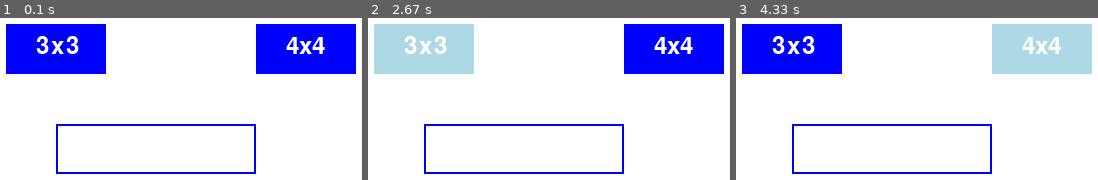
Above: before the commit, frames 1-3 (left to right).
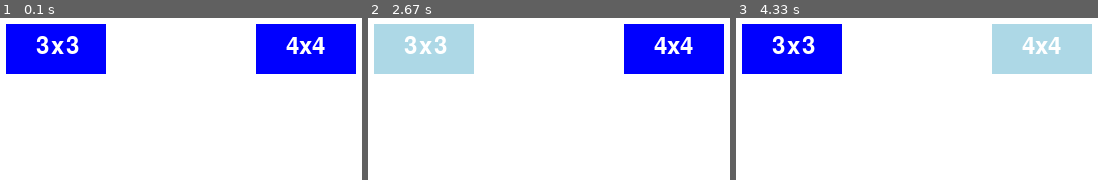
Above: after the commit, the same moments.

Repository: TahianSylvain/AlgoM1S1
Game: pygame game, started from puzzle_front.py
The game is run twice, just before and just after one commit, with the same random seed, the same clock (stepped at 60 frames per second) and the same inputs.
Inputs (mouse positions are in pixels of both pictures, inside the frame that each line leads up to):
- Up to frame 1 (0.1 s): no input
- Up to frame 2 (2.67 s): click "3x3" at 0.38 s; click "4x4" at 0.72 s; click (outside the picture) at 1.05 s; click "3x3" at 2.48 s
- Up to frame 3 (4.33 s): click (891, 89) at 2.82 s; click (822, 71) at 3.15 s; click (1079, 129) at 3.48 s; click "4x4" at 4.32 s

The runs differ from the first frame. In frame 1, 1.7% of the frame differs, in the area x 15-71%, y 65-97%; in frame 2, 1.7%; in frame 3, 1.7%.

Commit message:
Update main__GUI.py

Diff:
--- a/main__GUI.py
+++ b/main__GUI.py
@@ -2,14 +2,11 @@
 
 import pygame
 from button_pygame import Button
-from input_text_pygame import TextInput
 
 #----CONSTANTS
 BACKGROUND_COLOR = (255, 255, 255)
 WHITE = (255, 255, 255)
-BLACK = (0,0,0)
 BLUE = (0, 0, 255)
-GRAY = (212, 207, 207)
 LIGHT_BLUE = (173, 216, 230)
 
 
@@ -30,31 +27,46 @@
 
 button_rect2 = Button(400, 100, 100, 50, dummy_linked_function, "4x4", BLUE, LIGHT_BLUE, WHITE)  # x, y, width, height
 
-k_input = TextInput(200, 200, 200, 50, pygame.font.Font(None, 36), BLUE, WHITE, BLUE)
-
-# Event loop
 running = True
 while running:
     for event in pygame.event.get():
         if event.type == pygame.QUIT:
             running = False
-
-        if event.type == pygame.MOUSEBUTTONDOWN:
+        elif event.type == pygame.MOUSEBUTTONDOWN:
             if button_rect.is_clicked():
                 print("Execution fonction 3x3")
-                button_rect.linked_function()
-
+                dim = 3; print("Veuiller fermer l'onglet")
             elif button_rect2.is_clicked():
                 print("Execution fonction 4x4")
-                button_rect2.linked_function()
-
-        k_input.handle_event(event)
+                dim = 4; print("Veuiller fermer l'onglet")
 
     # Draw the button
     button_rect.draw(screen)
     button_rect2.draw(screen)
-    k_input.draw(screen)
 
     pygame.display.update()
 
+
+    # Define button
+# button_rect = pygame.Rect(150, 100, 100, 50)  # x, y, width, height
+# font = pygame.font.Font(None, 36)
+# text_surface = font.render("3", True, WHITE)
+
+# running = True
+# while running:
+#     for event in pygame.event.get():
+#         if event.type == pygame.QUIT:
+#             running = False
+#         elif event.type == pygame.MOUSEBUTTONDOWN:
+#             if button_rect.collidepoint(pygame.mouse.get_pos()):
+#                 print("3")
+
+#     # Draw the button
+#     screen.fill((0, 0, 0))  # Black background
+#     color = LIGHT_BLUE if button_rect.collidepoint(pygame.mouse.get_pos()) else BLUE
+#     pygame.draw.rect(screen, color, button_rect)
+#     screen.blit(text_surface, (button_rect.x + 10, button_rect.y + 10))
+
+#     pygame.display.update()
+
 pygame.quit()
